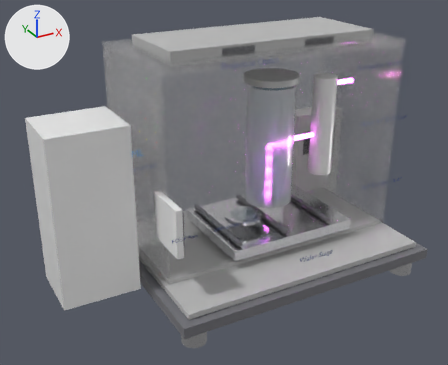
Renders of the glTF model static/asml_duv.glb from each side of a commit.
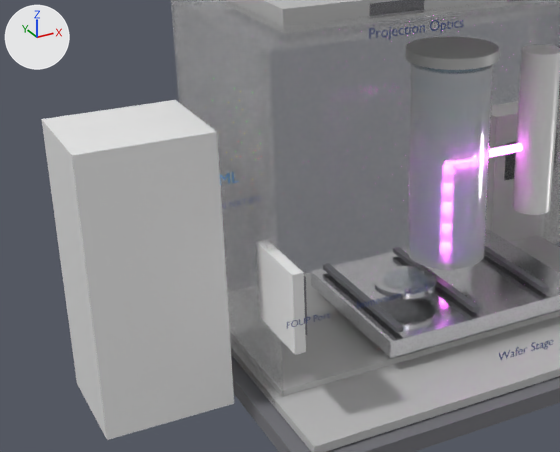
There are two pictures of each version: one whole from a 50 mm camera at (-3.63, -5.59, 3.68) aimed at (-0.59, -0.05, 0.91), one close up on the part from 0% to 75% of the width and 13% to 87% of the height. Lighting does not change. The marker at upper left points along +X, +Y and +Z. The last two pictures show the newer version. Where no turn or scale is listed for an object, it has been applied to the vertices.

In view in the first close-up: 'ASML_Logo', 'Base_Frame', 'Cabinet_Main', 'FOUP_Port', 'Floor_Plate', 'Illum_Barrel', 'Inner_Floor', 'Laser_Box', 'Model_Label', 'POB_Barrel', 'Roof', 'Stage_Base', 'Wall_Back', 'Wall_Left' and 17 more.
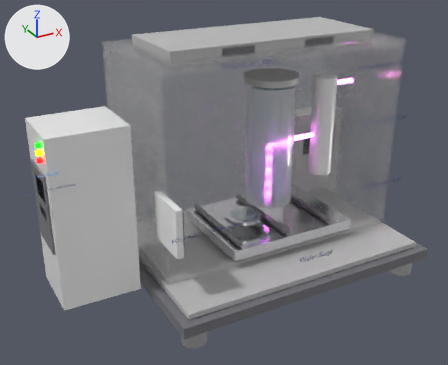
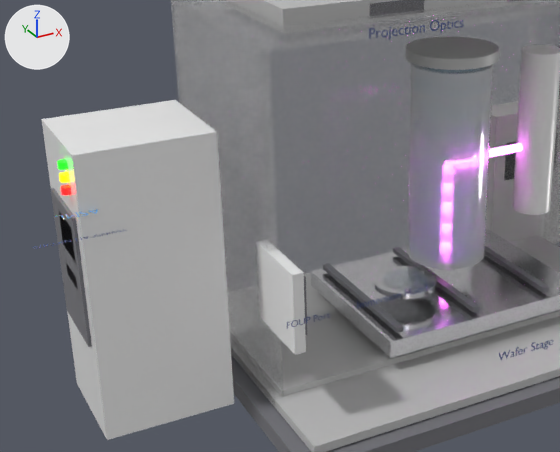
Edits to the scene script, one JSON object a line:
```json
{"op": "set", "path": "ob_cabinet_panel.location", "old": "(-1.72, 0.1, 1.0)", "new": "(-2.53, 0.1, 1.0)"}
{"op": "set", "path": "ob_screen.location", "old": "(-1.7, 0.05, 1.22)", "new": "(-2.54, 0.05, 1.22)"}
{"op": "set", "path": "ob_keyboard.location", "old": "(-1.7, 0.06, 0.96)", "new": "(-2.54, 0.06, 0.96)"}
{"op": "set", "path": "ob_led_0.location", "old": "(-1.72, -0.1, 1.56)", "new": "(-2.55, -0.1, 1.56)"}
{"op": "set", "path": "ob_led_1.location", "old": "(-1.72, -0.1, 1.635)", "new": "(-2.55, -0.1, 1.635)"}
{"op": "set", "path": "ob_led_2.location", "old": "(-1.72, -0.1, 1.71)", "new": "(-2.55, -0.1, 1.71)"}
{"op": "set", "path": "ob_asml_logo.location", "old": "(-1.71, -0.25, 1.48)", "new": "(-2.54, -0.25, 1.48)"}
{"op": "set", "path": "ob_asml_logo.rotation_euler", "old": "(1.571, 0.0, 0.0)", "new": "(0.0, 0.0, 3.142)", "note": "degrees (90, 0, 0) -> degrees (0, 0, 180)"}
{"op": "set", "path": "ob_model_label.location", "old": "(-1.71, -0.25, 1.33)", "new": "(-2.54, -0.25, 1.33)"}
{"op": "set", "path": "ob_model_label.rotation_euler", "old": "(1.571, 0.0, 0.0)", "new": "(0.0, 0.0, 3.142)", "note": "degrees (90, 0, 0) -> degrees (0, 0, 180)"}
```

Where the change shows, as pixel boxes (x1, y1, x2, y2) in the close-ups (560 x 452 px):
```json
{"object": "Cabinet_Panel", "change": "moved", "after": [51, 188, 92, 347], "on screen": "not visible before"}
{"object": "ASML_Logo", "change": "moved, turned", "before": [220, 172, 239, 185], "after": [55, 209, 98, 220]}
{"object": "Model_Label", "change": "moved, turned", "before": [222, 197, 253, 209], "after": [33, 229, 127, 249]}
{"object": "LED_1", "change": "moved", "after": [59, 172, 70, 183], "on screen": "not visible before"}
{"object": "LED_2", "change": "moved", "after": [57, 159, 68, 170], "on screen": "not visible before"}
{"object": "LED_0", "change": "moved", "after": [61, 185, 71, 195], "on screen": "not visible before"}
{"object": "Screen", "change": "moved", "after": [59, 211, 76, 263], "on screen": "not visible before"}
{"object": "Keyboard", "change": "moved", "after": [66, 263, 78, 289], "on screen": "not visible before"}
```
